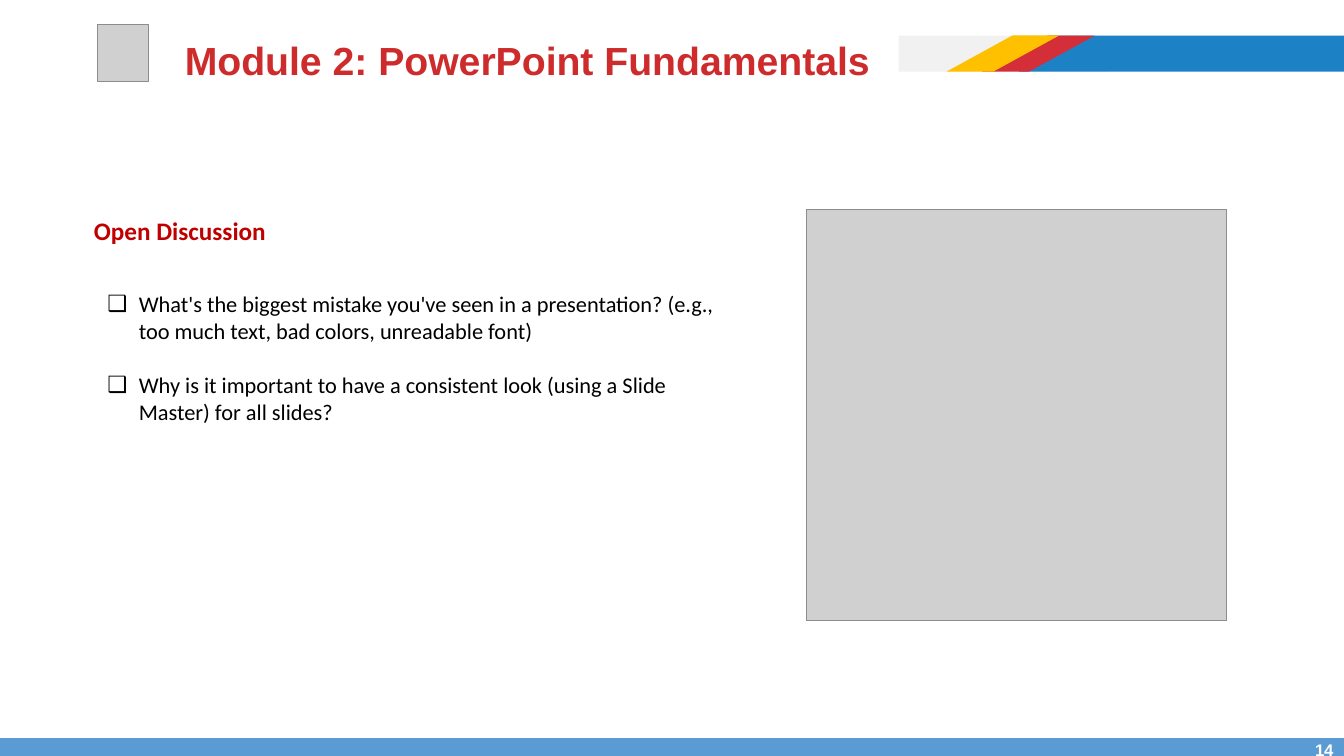
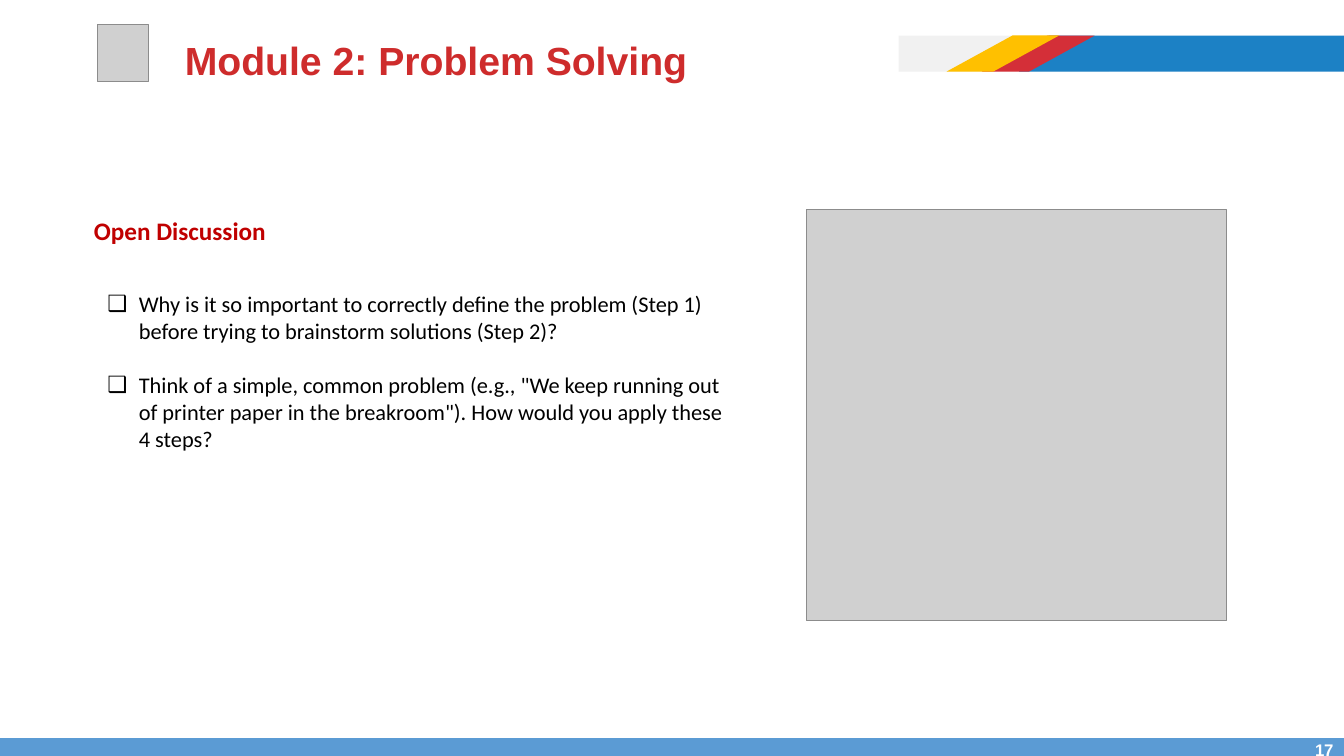
Before and after one commit to afathelbab/cnpc, a slide deck: slide 17 of computer-basics-soft-skills/day3/Computer Skills and Soft Skills - Lec-3.pptx (slide 14 before the commit). Drawn at 1344x756 pixels with LibreOffice and Linux fonts; fonts in the diff are those of the drawing; grey boxes stand for pictures. Boxes give left, top, right and bottom in pixels: in the first picture for what was removed or moved away, otherwise in the second. Text is boxed around its words. In the diff, an @@ line names an element or a change of style, - is before the commit and + after.

```diff
--- a/computer-basics-soft-skills/day3/Computer Skills and Soft Skills - Lec-3.pptx
+++ b/computer-basics-soft-skills/day3/Computer Skills and Soft Skills - Lec-3.pptx
@@ title at bbox=[185, 46, 687, 83]: text changed @@
-Module 2: PowerPoint Fundamentals
+Module 2: Problem Solving
@@ text at bbox=[139, 296, 722, 451]: text changed @@
-❑ What's the biggest mistake you've seen in a presentation? (e.g., too much text, bad colors, unreadable font)
-❑ Why is it important to have a consistent look (using a Slide Master) for all slides?
+❑ Why is it so important to correctly define the problem (Step 1) before trying to brainstorm solutions (Step 2)?
+❑ Think of a simple, common problem (e.g., "We keep running out of printer paper in the breakroom"). How would you apply these 4 steps?
@@ page number at bbox=[1311, 741, 1339, 756]: text changed @@
-14
+17
```
Also in this commit, not shown: 2 other slides changed, 4 slides added, 1 slide removed.
